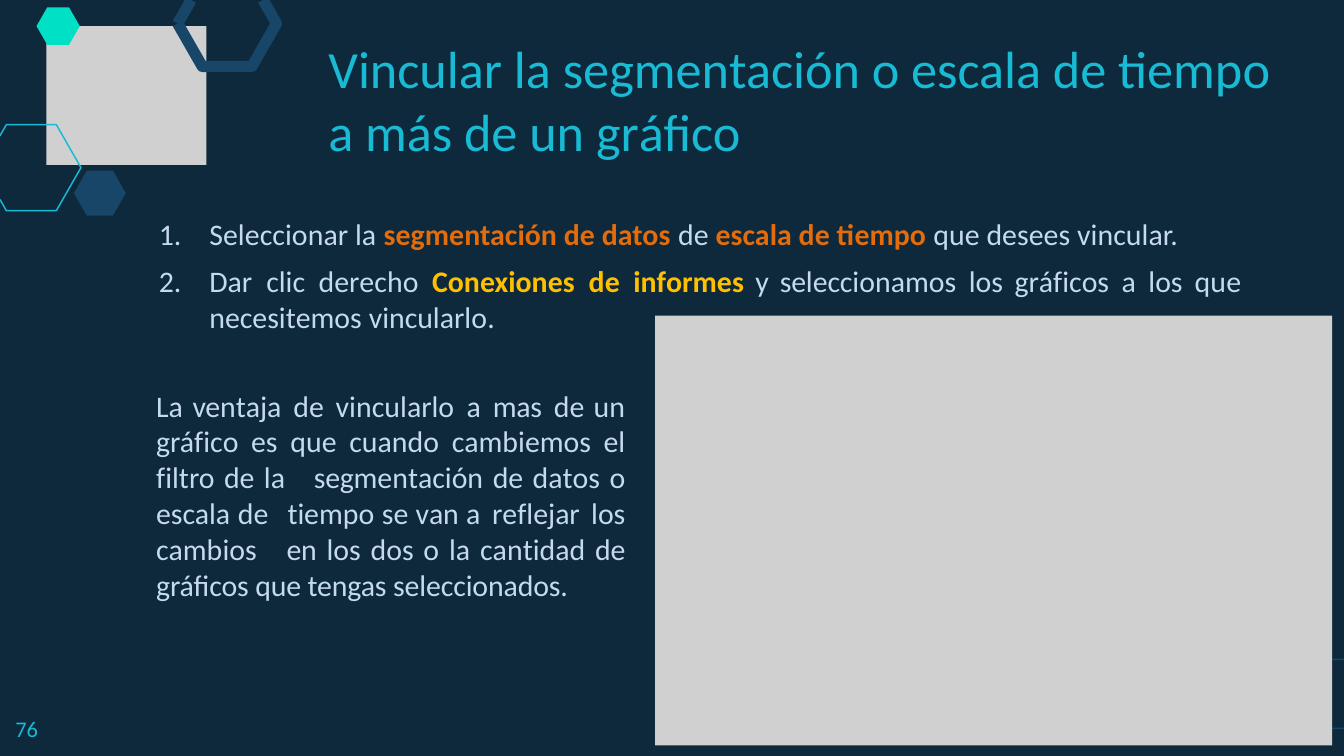
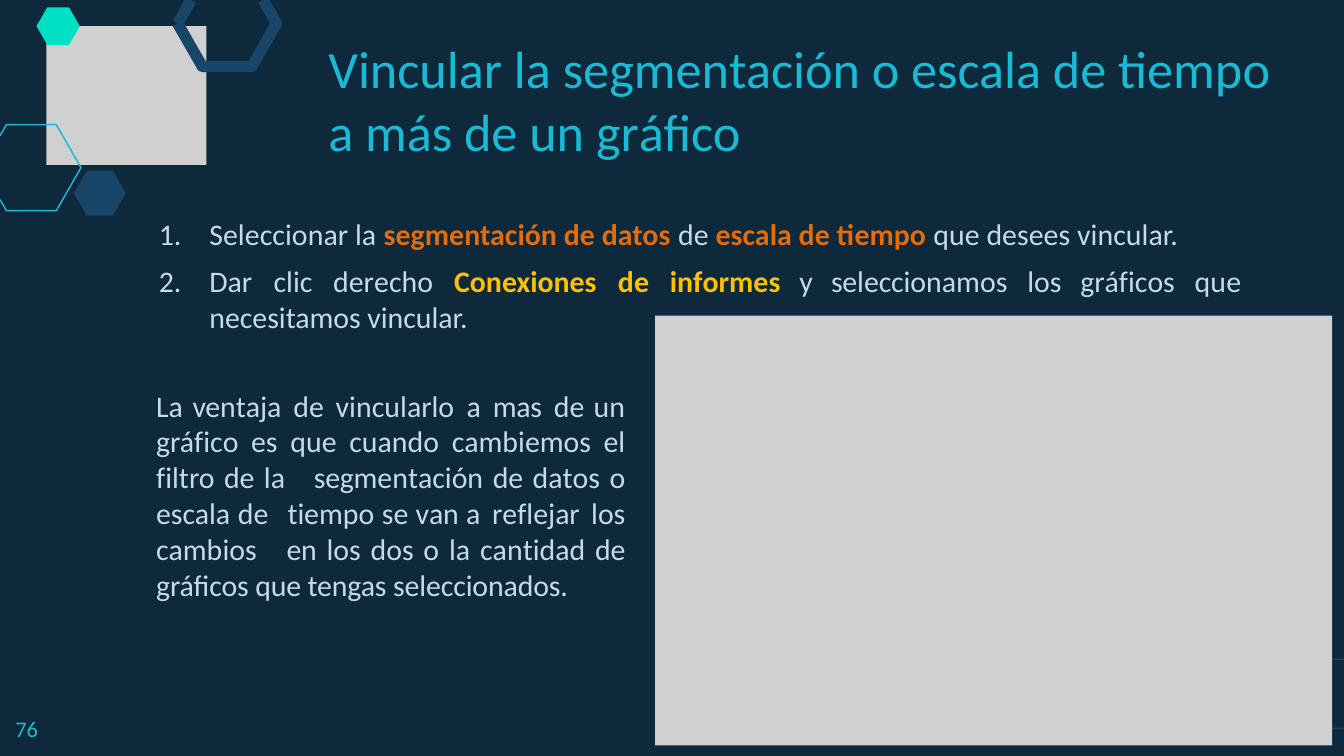
Before and after one commit to lizetheP/PensamientoC, a slide deck: slide 76 of Calendario2019/Presentaciones/Semana5/5_2_PowerPivotF.pptx. Drawn at 1344x756 pixels with LibreOffice and Linux fonts; fonts in the diff are those of the drawing; grey boxes stand for pictures. Boxes give left, top, right and bottom in pixels: in the first picture for what was removed or moved away, otherwise in the second. Text is boxed around its words. In the diff, an @@ line names an element or a change of style, - is before the commit and + after.

```diff
--- a/Calendario2019/Presentaciones/Semana5/5_2_PowerPivotF.pptx
+++ b/Calendario2019/Presentaciones/Semana5/5_2_PowerPivotF.pptx
@@ text at (209, 271, 1241, 328): text changed @@
-2. Dar clic derecho Conexiones de informes y seleccionamos los gráficos a los que necesitemos vincularlo.
+2. Dar clic derecho Conexiones de informes y seleccionamos los gráficos que necesitamos vincular.
```
Also in this commit, not shown: 56 other slides changed, 2 slides removed, 20 other files.
